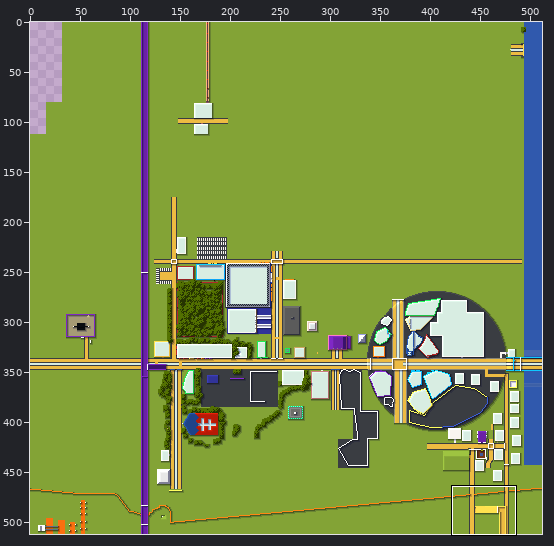
Edited in one commit: sprite sheet (tiles/0,-3.png). Above: a wide view before the commit, with the close-up outlined.
Close-up. Before the commit:
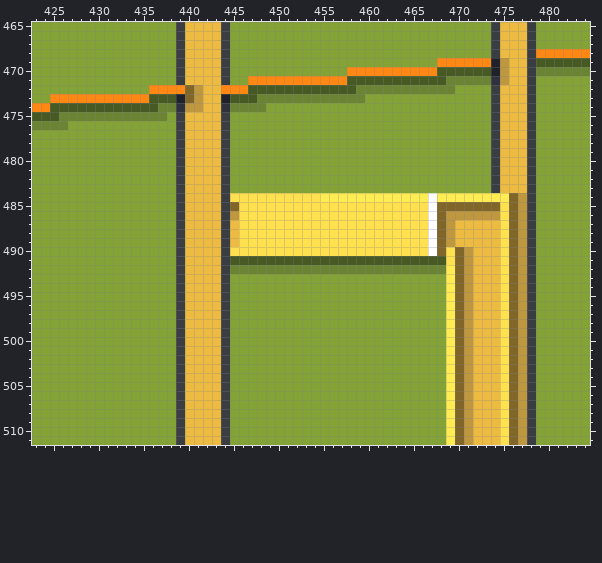
The file is 512x512 pixels. Colours within 5 levels of each other are drawn and written as one. Shown: x 423..484, y 465..511. The commit also changed other parts of the picture, which this record leaves out.
Once edited:
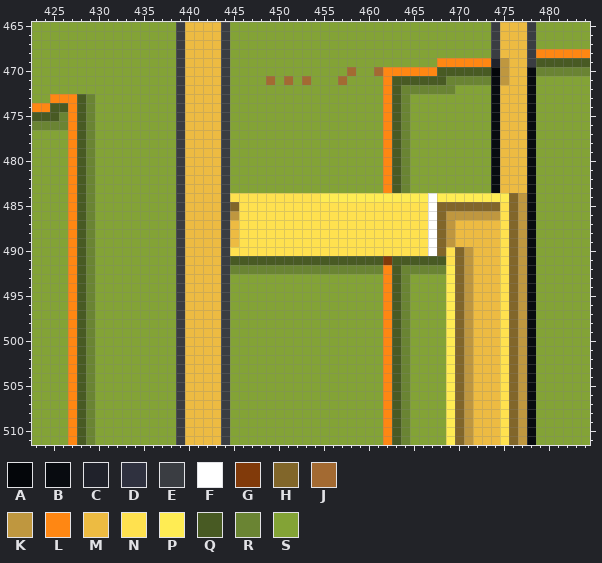
Palette (. is transparent): A #04060a  B #080b10  C #20222b  D #2f313f  E #3a3d42  F #ffffff  G #813a0a  H #81662a  J #a36a32  K #bf973f  L #ff8713  M #edbb42  N #ffe14f  P #ffec53  Q #485a23  R #6a8433  S #83a336
Diff:
Changed rows in their new state; - is an unchanged pixel.
first column x 427:
470 -------------------------------JSSJ------------A---B
471 --------------------SSJSJSJSSSJSSSSL-----------B---B
472 ---------SSSEMM--ESSSSSSSSSSSSSSSSSLQ----------B---B
473 -QRSSSSSSSSSEMM--ESSSSSSSSSSSSSSS--LQR---------B---B
474 L-RSSSSSSSSSEMM--ESSSS-------------LQR---------B---B
475 LQ-SSSSSSSS------------------------LQR---------B---B
476 LQR--------------------------------LQR---------B---B
477 LQR--------------------------------LQR---------B---B
478 LQR--------------------------------LQR---------B---B
479 LQR--------------------------------LQR---------B---B
480 LQR--------------------------------LQR---------B---B
481 LQR--------------------------------LQR---------B---B
482 LQR--------------------------------LQR---------B---B
483 LQR--------------------------------LQR---------B---B
484 LQR------------------------------------------------B
485 LQR------------------------------------------------B
486 LQR------------------------------------------------B
487 LQR------------------------------------------------B
488 LQR------------------------------------------------B
489 LQR------------------------------------------------B
490 LQR------------------------------------------------B
491 LQR--------------------------------G---------------B
492 LQR--------------------------------LQ--------------B
493 LQR--------------------------------LQR-------------B
494 LQR--------------------------------LQR-------------B
495 LQR--------------------------------LQR-------------B
496 LQR--------------------------------LQR-------------B
497 LQR--------------------------------LQR-------------B
498 LQR--------------------------------LQR-------------B
499 LQR--------------------------------LQR-------------B
500 LQR--------------------------------LQR-------------B
501 LQR--------------------------------LQR-------------B
502 LQR--------------------------------LQR-------------B
503 LQR--------------------------------LQR-------------B
504 LQR--------------------------------LQR-------------B
505 LQR--------------------------------LQR-------------B
506 LQR--------------------------------LQR-------------B
507 LQR--------------------------------LQR-------------B
508 LQR--------------------------------LQR-------------B
509 LQR--------------------------------LQR-------------B
510 LQR--------------------------------LQR-------------B
511 LQR--------------------------------LQR-------------B
Pixel boxes of the changes (left, top, right, bottom) in both close-ups:
changed: (68, 67, 410, 445)
changed: (491, 67, 536, 445)
